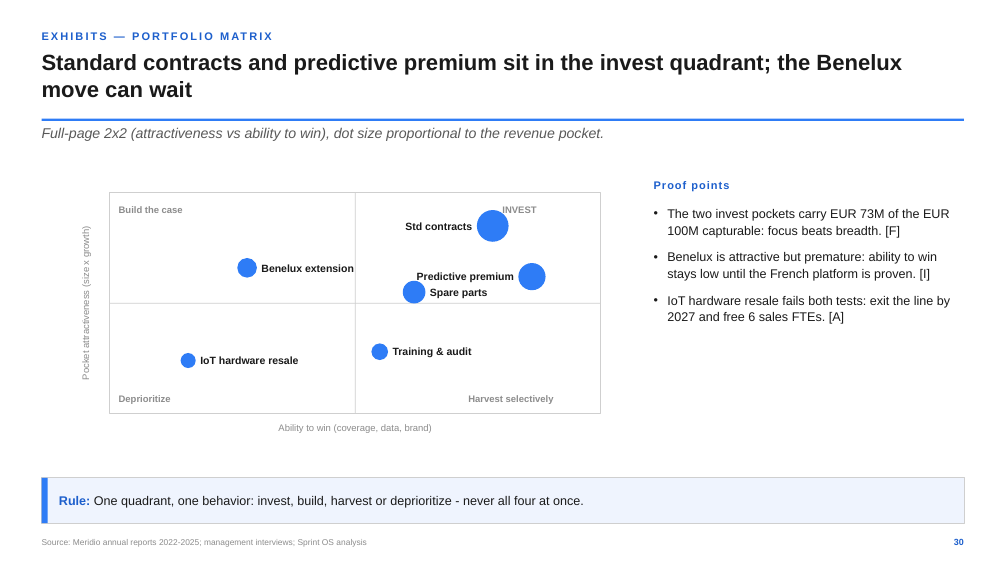
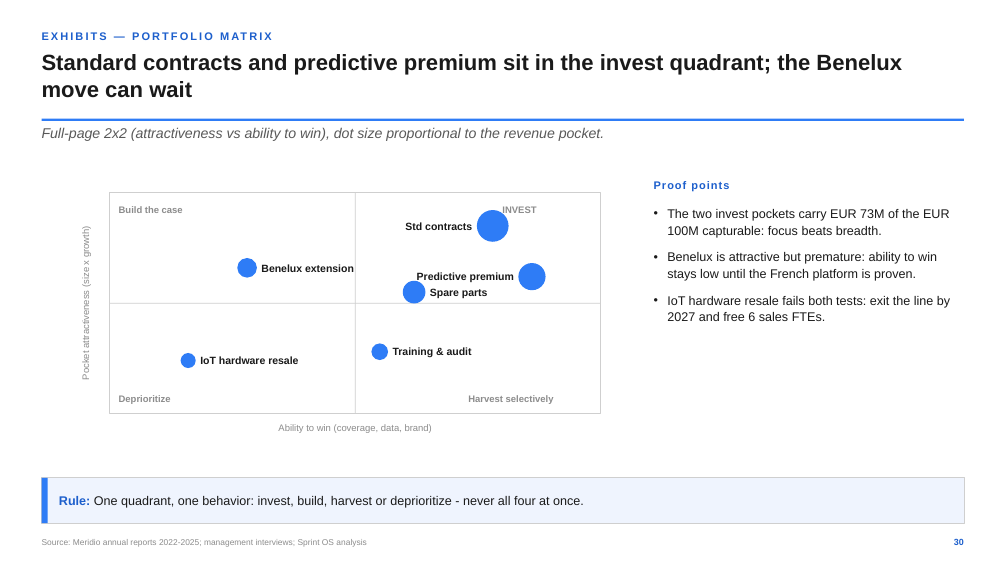
Before and after one commit to benkothmane-debug/sprintospptx, a slide deck: slide 34 of examples/golden-deck.pptx. Drawn at 1008x567 pixels with LibreOffice and Linux fonts; fonts in the diff are those of the drawing. Boxes give left, top, right and bottom in pixels: in the first picture for what was removed or moved away, otherwise in the second. Text is boxed around its words. In the diff, an @@ line names an element or a change of style, - is before the commit and + after.

```diff
--- a/examples/golden-deck.pptx
+++ b/examples/golden-deck.pptx
@@ text at box(667, 209, 950, 321): text changed @@
-• The two invest pockets carry EUR 73M of the EUR 100M capturable: focus beats breadth. [F]
-• Benelux is attractive but premature: ability to win stays low until the French platform is proven. [I]
-• IoT hardware resale fails both tests: exit the line by 2027 and free 6 sales FTEs. [A]
+• The two invest pockets carry EUR 73M of the EUR 100M capturable: focus beats breadth.
+• Benelux is attractive but premature: ability to win stays low until the French platform is proven.
+• IoT hardware resale fails both tests: exit the line by 2027 and free 6 sales FTEs.
```
Also in this commit, not shown: 1 other slide changed, 5 other files.
